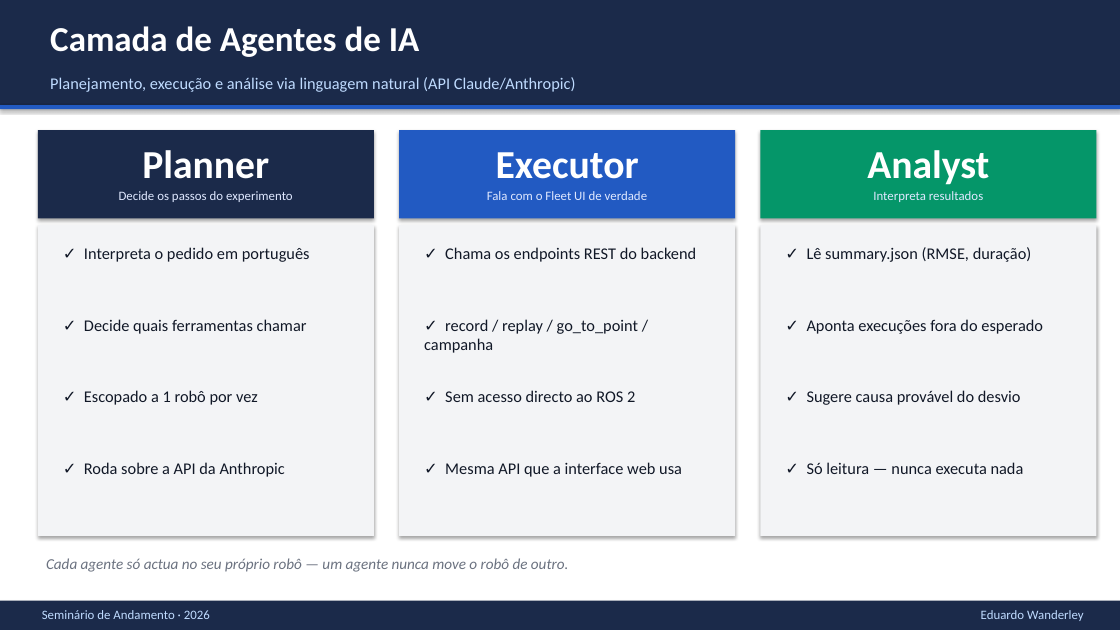
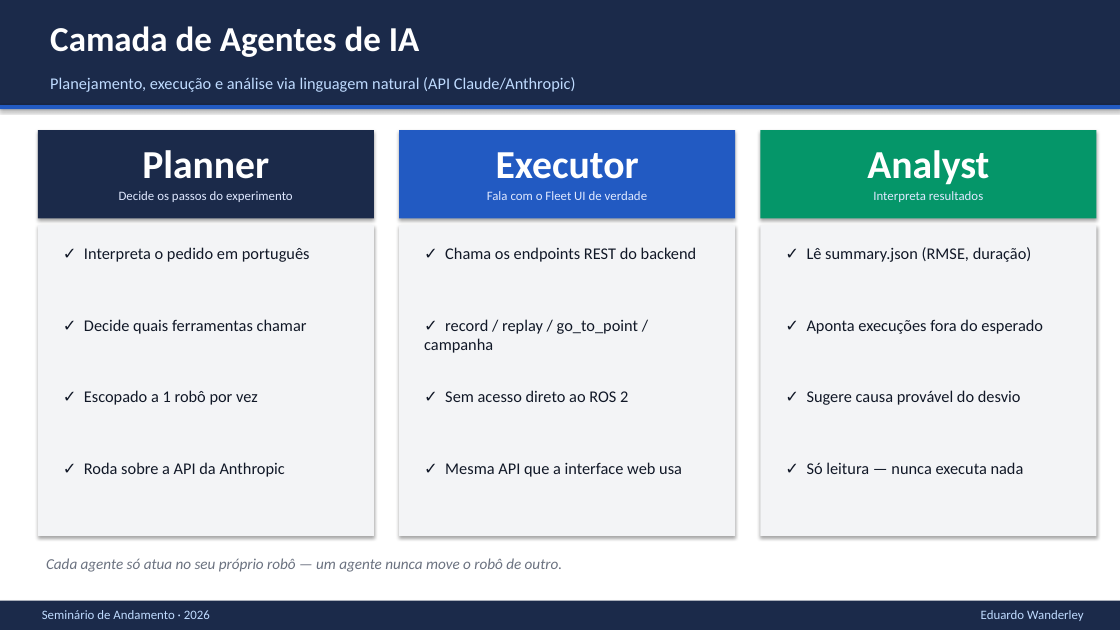
Before and after one commit to eduardowanderleyde/fleet-ui, a slide deck: slide 6 of disserta-apresenta/apresentacao_seminario.pptx. Drawn at 1120x630 pixels with LibreOffice and Linux fonts; fonts in the diff are those of the drawing. Boxes give left, top, right and bottom in pixels: in the first picture for what was removed or moved away, otherwise in the second. Text is boxed around its words. In the diff, an @@ line names an element or a change of style, - is before the commit and + after.

Commit message:
Fix European-Portuguese spellings in the seminar deck (PT-PT vs PT-BR)
"Objectivos", "Arquitectura", "directo", "actua" and "trajectória(s)" are
European Portuguese spelling — the dissertation itself and every other part
of this Brazilian (UFPE) presentation use the Brazilian forms without the
silent consonant. Fixed all 10 occurrences across the Agenda, Motivação,
Objetivos, Arquitetura, Papéis and Metodologia slides. Re-validated
(schema/relationships passed) and re-read the content to confirm zero
matches remain for any of the affected words.

```diff
--- a/disserta-apresenta/apresentacao_seminario.pptx
+++ b/disserta-apresenta/apresentacao_seminario.pptx
@@ text at (445,390,628,402): text changed @@
-✓ Sem acesso directo ao ROS 2
+✓ Sem acesso direto ao ROS 2
@@ text at (46,558,562,572): text changed @@
-Cada agente só actua no seu próprio robô — um agente nunca move o robô de outro.
+Cada agente só atua no seu próprio robô — um agente nunca move o robô de outro.
```
Also in this commit, not shown: 6 other slides changed.
